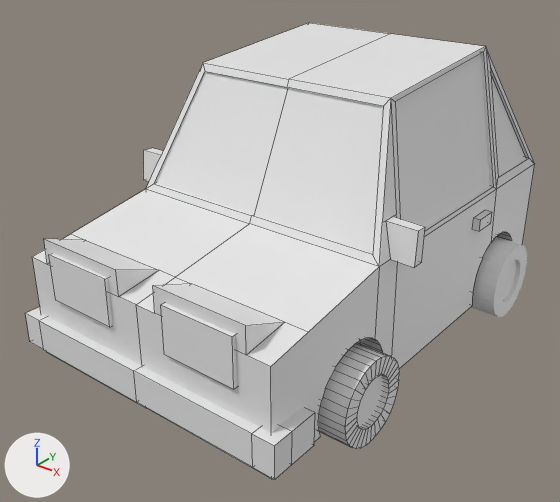
One commit to the Blender file ProjectFiles/Assets/Models/Vehicles/Hatchback.blend: the scene before it, then after it.
Before and after are seen from a camera (50 mm lens) standing at (4.43, -6.01, 3.71) and looking at (-0.08, -0.37, 0.21). The lights are fixed; the arrows at lower left show +X, +Y and +Z. Mesh edges are drawn as thin lines on the coarser meshes.

Names of what the first picture shows: 'AlloyLF', 'Bumpers', 'Car', 'Headlight', 'WheelLF', 'WheelLR', 'Windows'.
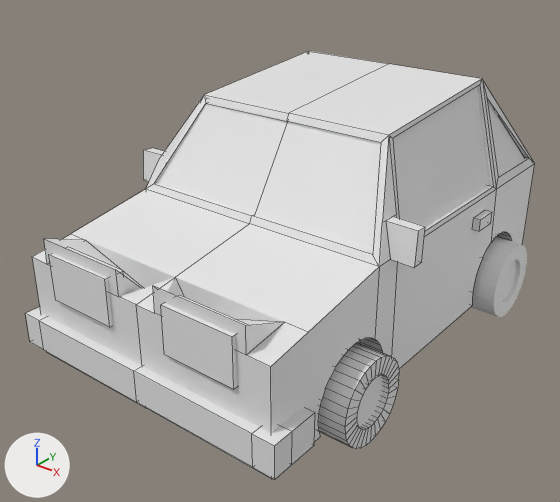
Where the change shows, as pixel boxes (x1, y1, x2, y2) in the pictures (560 x 502 px; the box of a moved part takes in the faces that stretch with it):
'Car', reshaped (6% shorter): before (32, 23, 534, 479); after (32, 51, 534, 479)
'Windows', reshaped (17% shorter): before (156, 55, 526, 253); after (157, 87, 524, 252)
part 1 of me_cube_001, moved or reshaped: before (146, 23, 534, 265); after (146, 51, 534, 265)
part 2 of me_cube_001, moved or reshaped: (46, 189, 379, 332) in both

Edits to the bpy script that builds the scene:
```text
Change me_cube_001:
    where me_cube_001.from_pydata(...)  # 155 vertices, 94 faces; spans x 0.0..1.67, y -2.38..2.38, z -0.56..2.16
    used by ob_car; location = (0.0, 0.0, 0.0)
    me_cube_001 part 1: all 18 vertices in x 0.0..1.15, y -0.38..1.5, z 1.93..2.16 are moved by (0.0, 0.0, -0.32)
    me_cube_001 part 2
    me_cube_001.vertices[62].co: (0.2, -1.93, 0.57) -> (0.2, -1.93, 0.25)  # pixel (191, 283) -> not seen
Change me_cube_005:
    where me_cube_005.from_pydata(...)  # 10 vertices, 7 faces; spans x 0.0..1.44, y -0.93..2.38, z 0.74..2.18
    used by ob_windows; location = (0.0, 0.0, 0.0); scale = (0.976, 0.976, 0.976)
    before: 1 (1.1, 1.44, 2.18), 2 (1.1, -0.34, 2.02), 7 (0.0, 1.44, 2.18), 8 (0.0, -0.34, 2.02)
    me_cube_005 part 3
    add for i in [1, 2, 7, 8]: me_cube_005.vertices[i].co += Vector((0.0, 0.0, -0.33))
```
